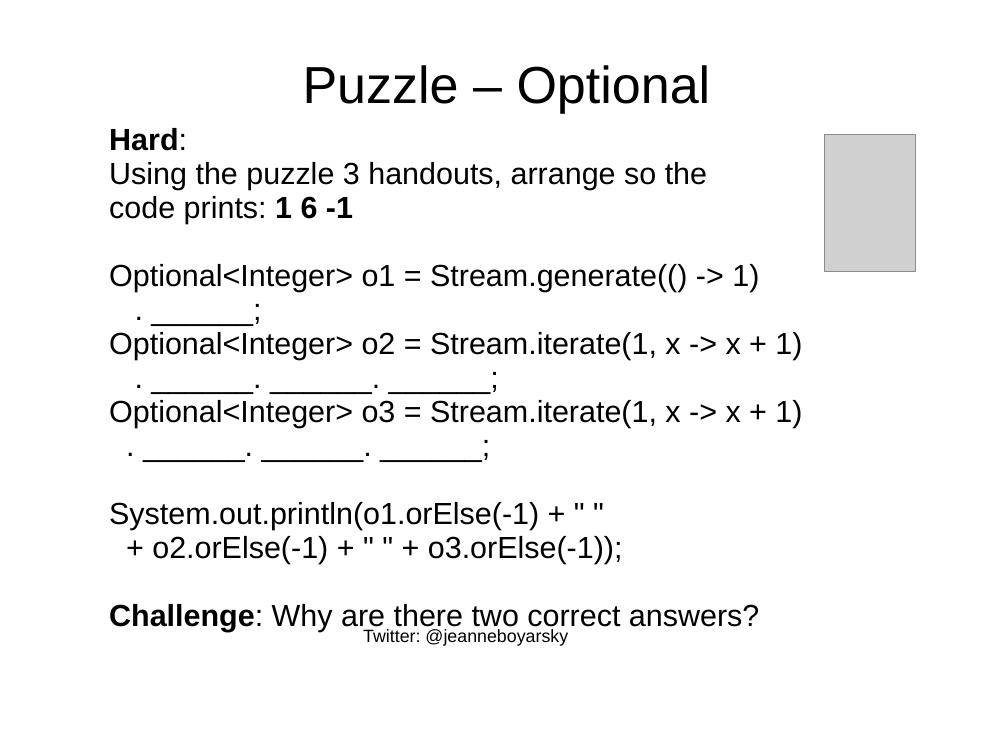
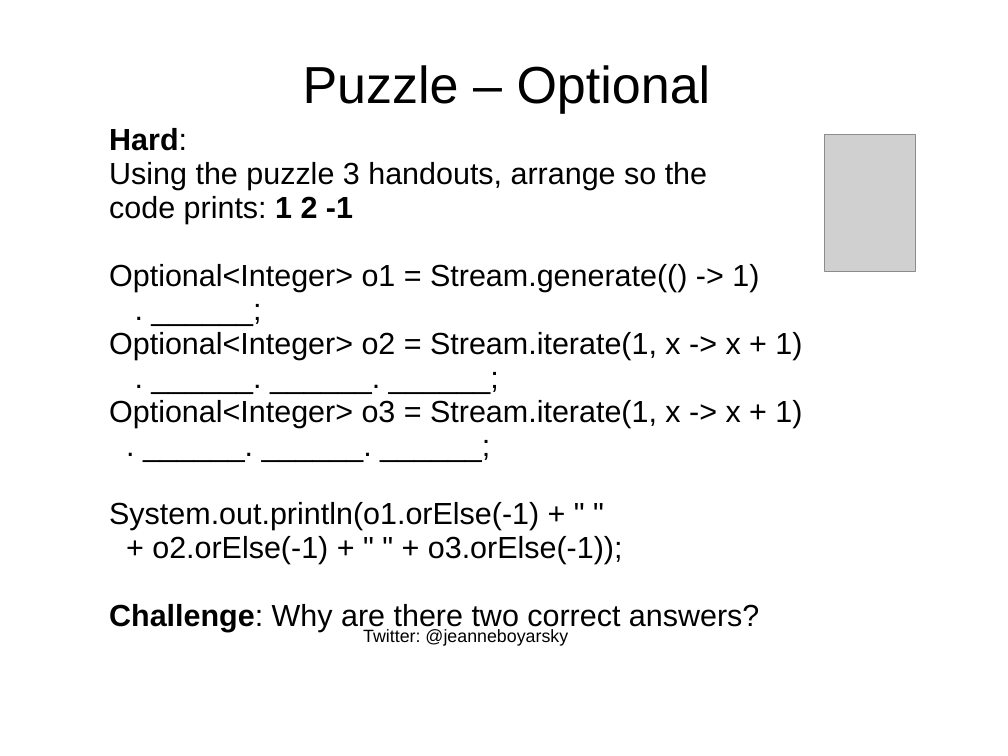
Before and after one commit to boyarsky/java-8-streams-by-puzzles, a slide deck: slide 34 of docs/Slides.ppt. Drawn at 1008x756 pixels with LibreOffice and Linux fonts; fonts in the diff are those of the drawing; grey boxes stand for pictures; background and template pictures are left out. Boxes give left, top, right and bottom in pixels: in the first picture for what was removed or moved away, otherwise in the second. Text is boxed around its words. In the diff, an @@ line names an element or a change of style, - is before the commit and + after.

```diff
--- a/docs/Slides.ppt
+++ b/docs/Slides.ppt
@@ text at box(109, 196, 353, 224): text changed @@
-code prints: 1 6 -1
+code prints: 1 2 -1
```
Also in this commit, not shown: 7 other slides changed, 1 other file.
